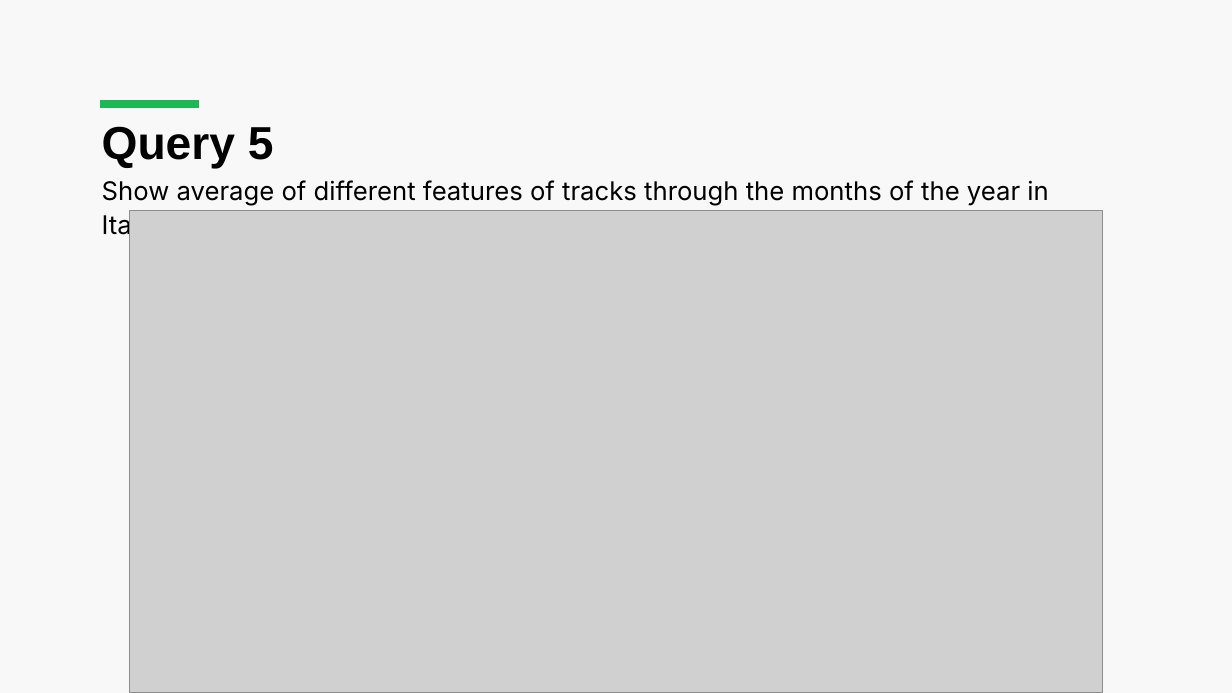
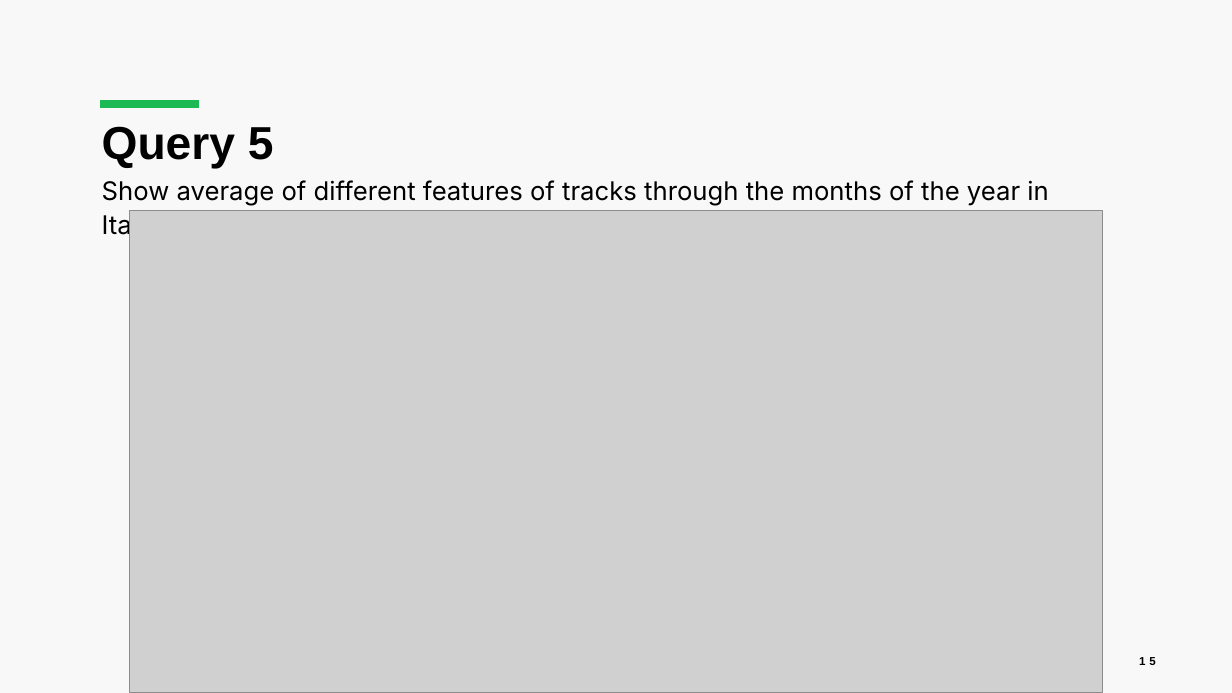
Before and after one commit to luca-martinelli-09/spotify-lod, a slide deck: slide 15 of Spotify_Presentation.pptx. Drawn at 1232x693 pixels with LibreOffice and Linux fonts; fonts in the diff are those of the drawing; grey boxes stand for pictures. Boxes give left, top, right and bottom in pixels: in the first picture for what was removed or moved away, otherwise in the second. Text is boxed around its words. In the diff, an @@ line names an element or a change of style, - is before the commit and + after.

Commit message:
slides

```diff
--- a/Spotify_Presentation.pptx
+++ b/Spotify_Presentation.pptx
@@ page number added at bbox=[1139, 657, 1156, 665], 9 pt, text #000000, bold @@
+15
```
Also in this commit, not shown: 23 other slides changed.
